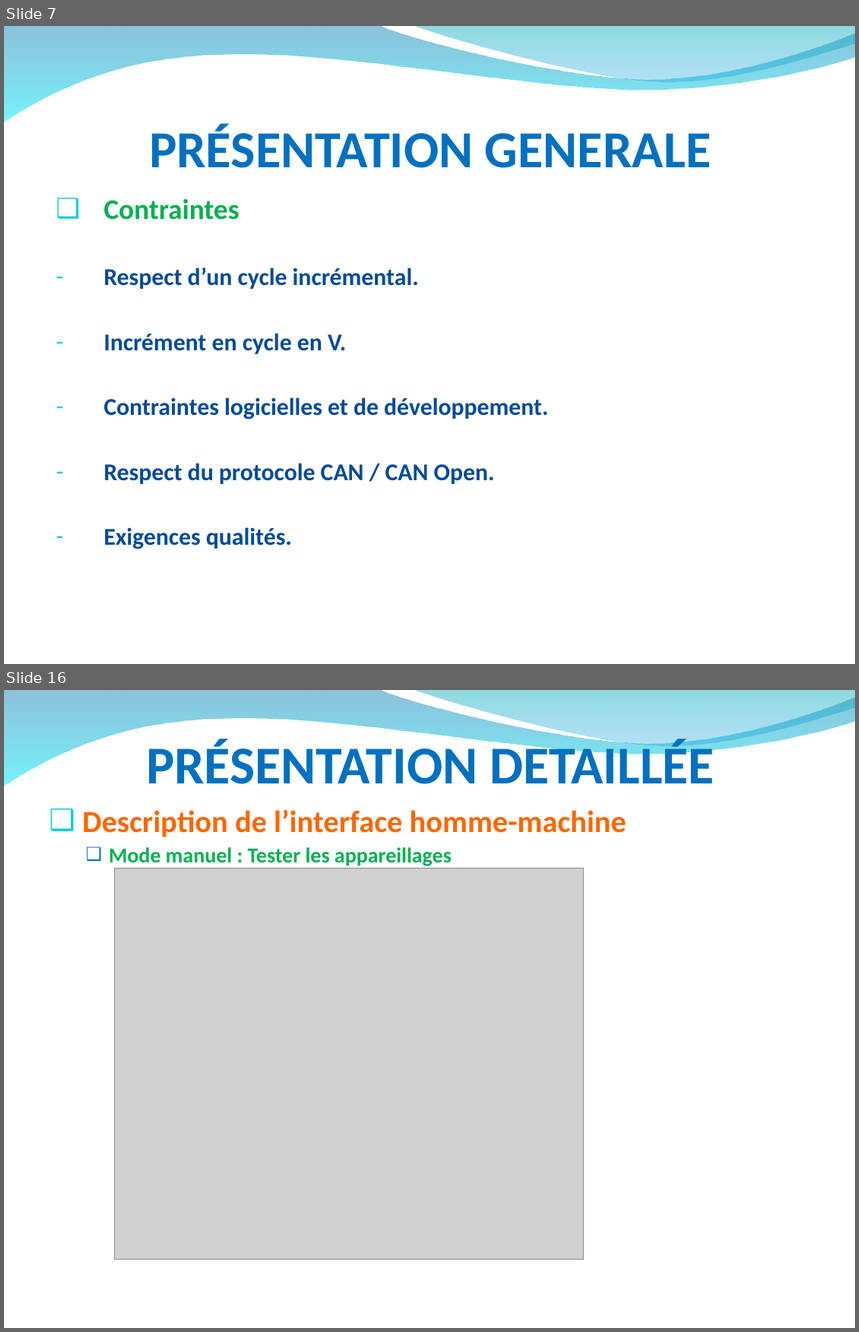
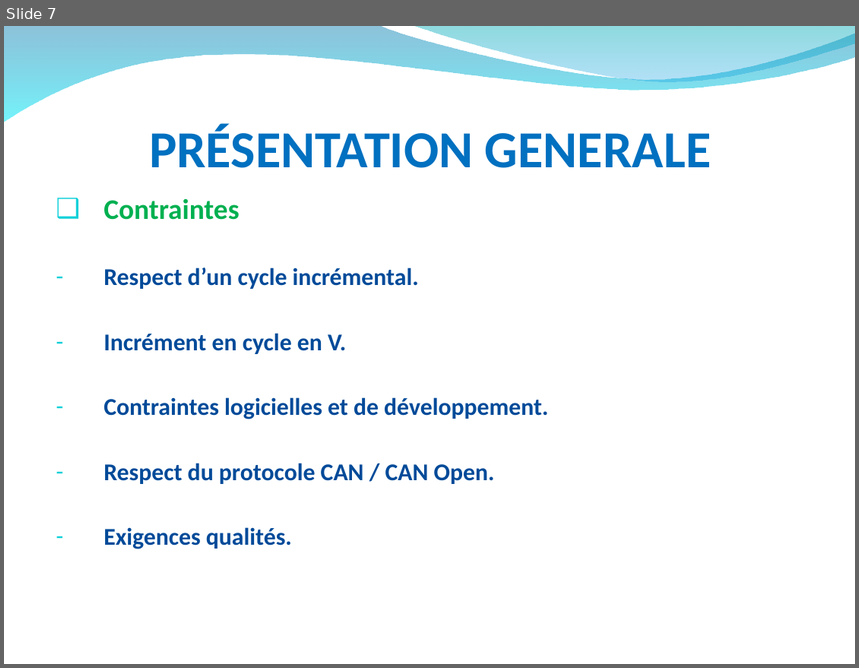
Before and after one commit to hardware/AscenseurPoissons, a slide deck: DOSSIERS A RENDRE/RevueAnalysePPT.ppt. Shown one above the other, each under a label of ours: slides 7 and 16 before the commit, slide 7 after it; the slides between them are not shown. The pictures are 859x1332 and 859x668 pixels, drawn with LibreOffice and Linux fonts; fonts in the diff are those of the drawing; grey boxes stand for pictures; background and template pictures are left out. Boxes give left, top, right and bottom in pixels: in the first picture for what was removed or moved away, otherwise in the second. Text is boxed around its words. In the diff, an @@ line names an element or a change of style, - is before the commit and + after.

```diff
--- a/DOSSIERS A RENDRE/RevueAnalysePPT.ppt
+++ b/DOSSIERS A RENDRE/RevueAnalysePPT.ppt
@@ slide 16 removed at [4, 690, 855, 1328], background picture (left out); not listed: 2 template elements that a slide beside it also shows @@
@@ title removed at [146, 739, 715, 784] @@
-PRÉSENTATION DETAILLÉE
@@ text removed at [82, 809, 626, 866] @@
-❑ Description de l’interface homme-machine
-  ❑ Mode manuel : Tester les appareillages
@@ picture removed at [115, 869, 584, 1259] @@
```
Also in this commit, not shown: 9 slides changed, 10 slides added, 12 other slides removed.
